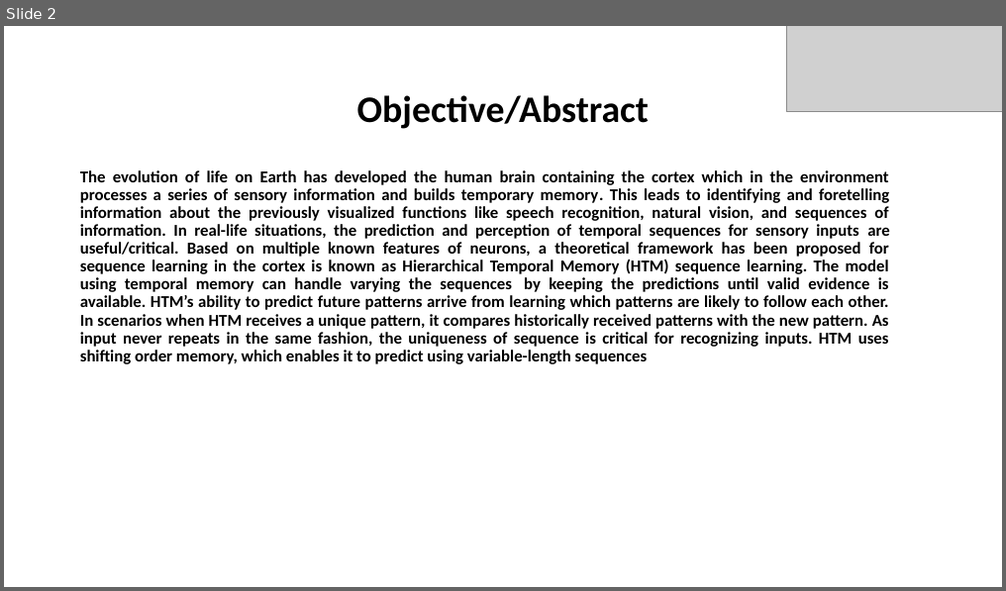
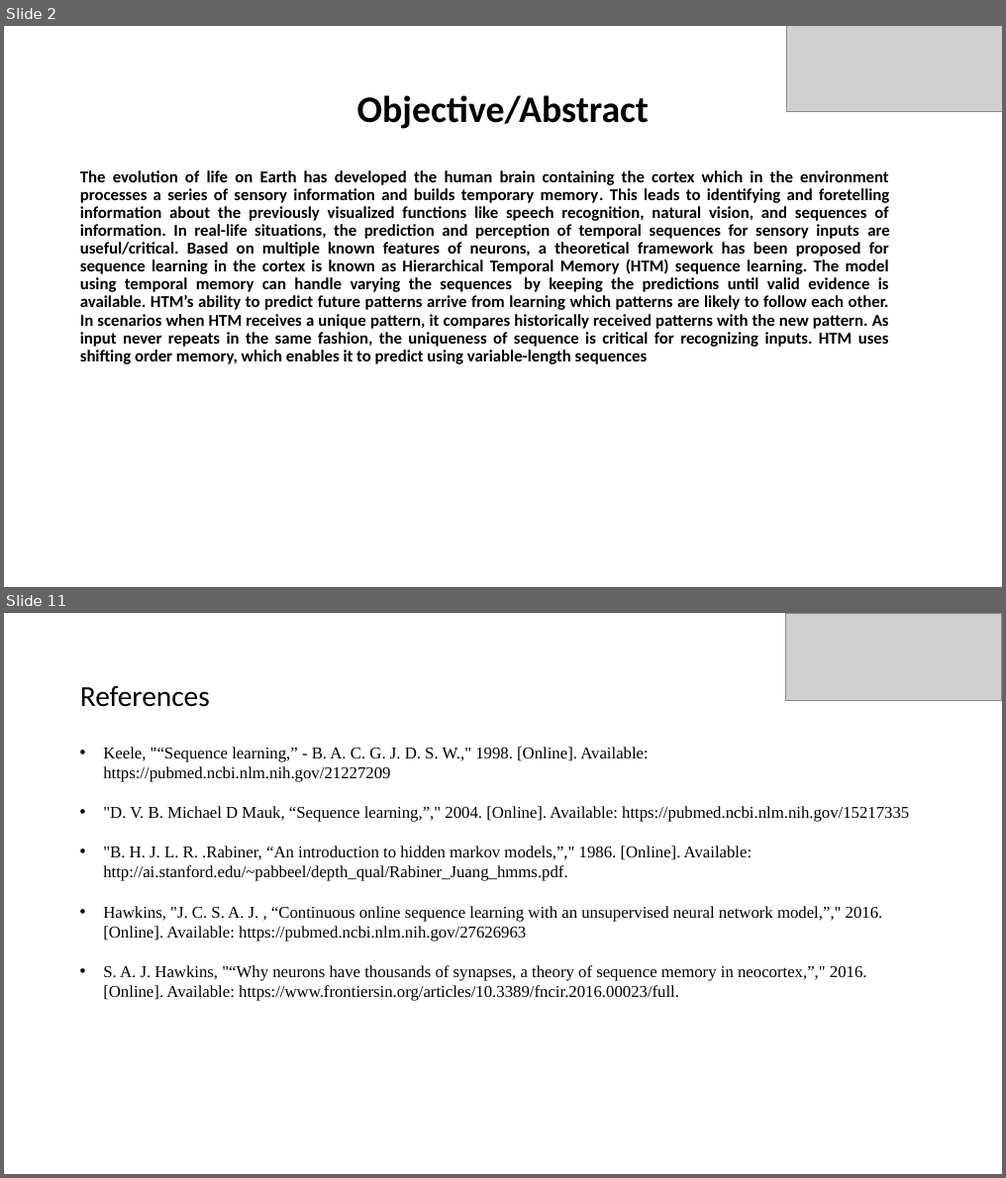
Before and after one commit to harishpalani12/neocortexapi, a slide deck: source/MySEProject/Documentation/Multi Sequence Learning.pptx. Shown one above the other, each under a label of ours: slide 2 before the commit, slides 2 and 11 after it; the slides between them are not shown. The pictures are 1006x591 and 1006x1178 pixels, drawn with LibreOffice and Linux fonts; fonts in the diff are those of the drawing; grey boxes stand for pictures. Boxes give left, top, right and bottom in pixels: in the first picture for what was removed or moved away, otherwise in the second. Text is boxed around its words. In the diff, an @@ line names an element or a change of style, - is before the commit and + after.

```diff
--- a/source/MySEProject/Documentation/Multi Sequence Learning.pptx
+++ b/source/MySEProject/Documentation/Multi Sequence Learning.pptx
@@ slide 11 added at <box>4,613,1002,1174</box>, background #FFFFFF @@
@@ picture added at <box>785,613,1001,701</box> @@
@@ title added at <box>80,686,210,707</box>, 28 pt, text #000000 @@
+References
@@ text added at <box>103,747,909,1001</box>, 16 pt, text #000000 @@
+• Keele, "“Sequence learning,” - B. A. C. G. J. D. S. W.," 1998. [Online]. Available: https://pubmed.ncbi.nlm.nih.gov/21227209
+• "D. V. B. Michael D Mauk, “Sequence learning,”," 2004. [Online]. Available: https://pubmed.ncbi.nlm.nih.gov/15217335
+• "B. H. J. L. R. .Rabiner, “An introduction to hidden markov models,”," 1986. [Online]. Available: http://ai.stanford.edu/~pabbeel/depth_qual/Rabiner_Juang_hmms.pdf.
+• Hawkins, "J. C. S. A. J. , “Continuous online sequence learning with an unsupervised neural network model,”," 2016. [Online]. Available: https://pubmed.ncbi.nlm.nih.gov/27626963
+• S. A. J. Hawkins, "“Why neurons have thousands of synapses, a theory of sequence memory in neocortex,”," 2016. [Online]. Available: https://www.frontiersin.org/articles/10.3389/fncir.2016.00023/full.
```
Also in this commit, not shown: 2 slides changed, 6 other slides added, 4 slides removed, 1 other file.
